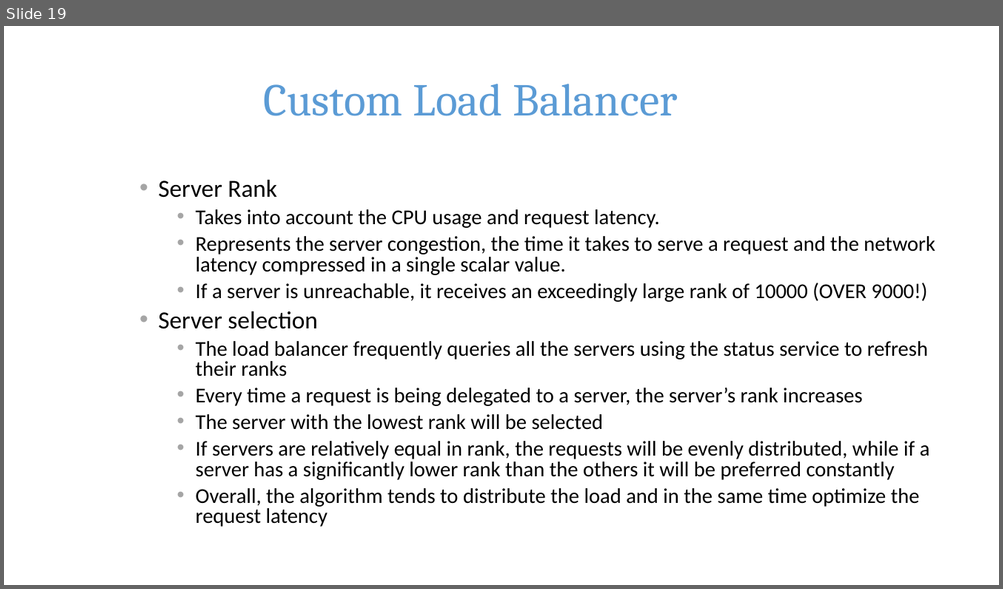
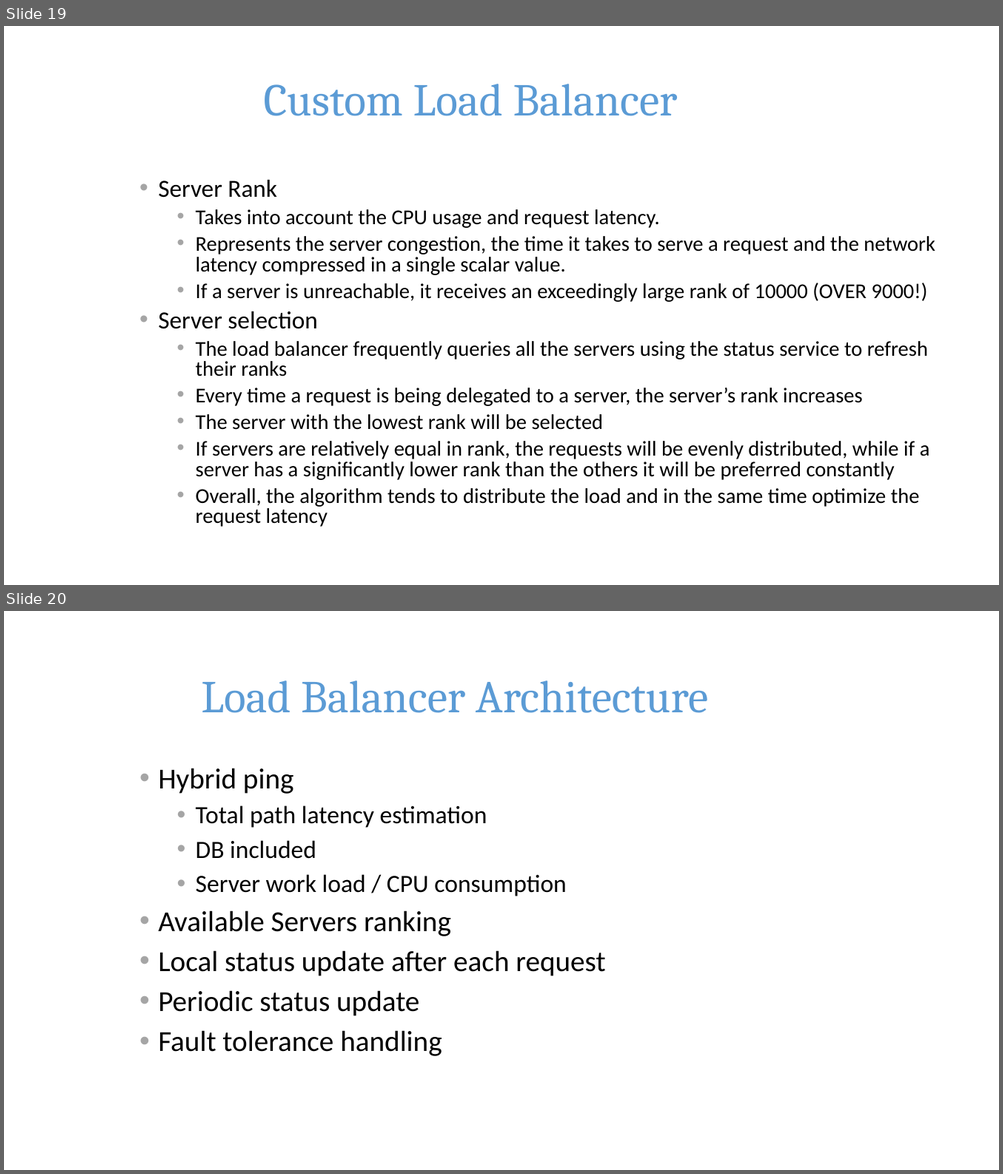
Before and after one commit to std08010/ds2015, a slide deck: Presentation.pptx. Shown one above the other, each under a label of ours: slide 19 before the commit, slides 19 and 20 after it. The pictures are 1003x589 and 1003x1174 pixels, drawn with LibreOffice and Linux fonts; fonts in the diff are those of the drawing; background and template pictures are left out. Boxes give left, top, right and bottom in pixels: in the first picture for what was removed or moved away, otherwise in the second. Text is boxed around its words. In the diff, an @@ line names an element or a change of style, - is before the commit and + after.

```diff
--- a/Presentation.pptx
+++ b/Presentation.pptx
@@ slide 20 added at [4,611,999,1170], background picture (left out) @@
@@ title added at [201,681,708,713], 44 pt, text #5B9BD5 @@
+Load Balancer Architecture
@@ text added at [158,768,605,1056], 28 pt, text #000000 @@
+• Hybrid ping
+  • Total path latency estimation
+  • DB included
+  • Server work load / CPU consumption
+• Available Servers ranking
+• Local status update after each request
+• Periodic status update
+• Fault tolerance handling
```
Also in this commit, not shown: 5 other slides added, 1 other file.
